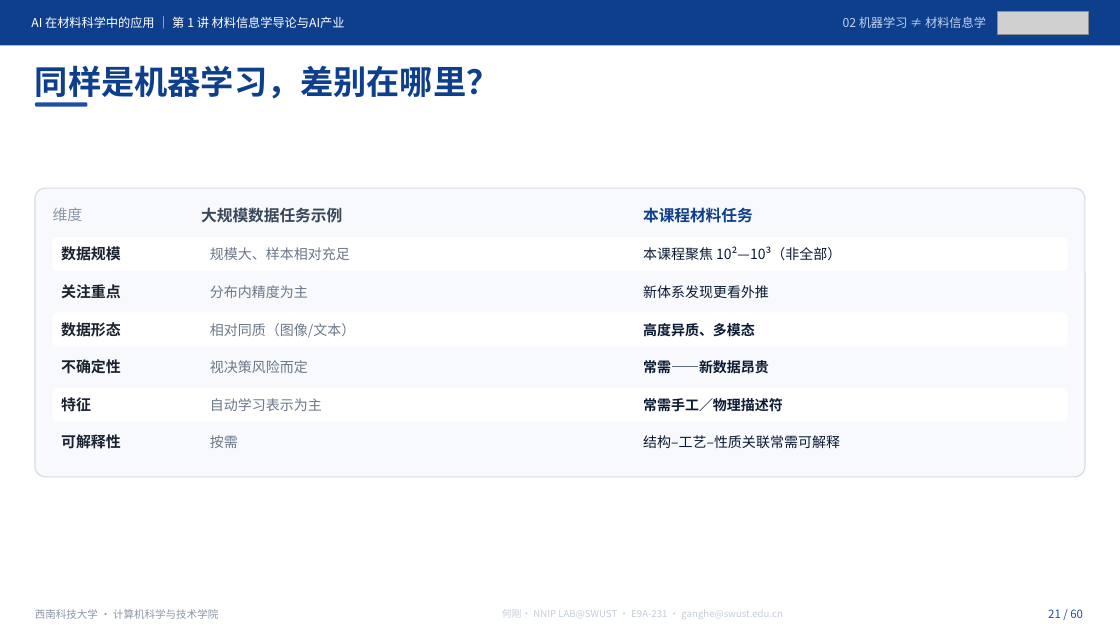
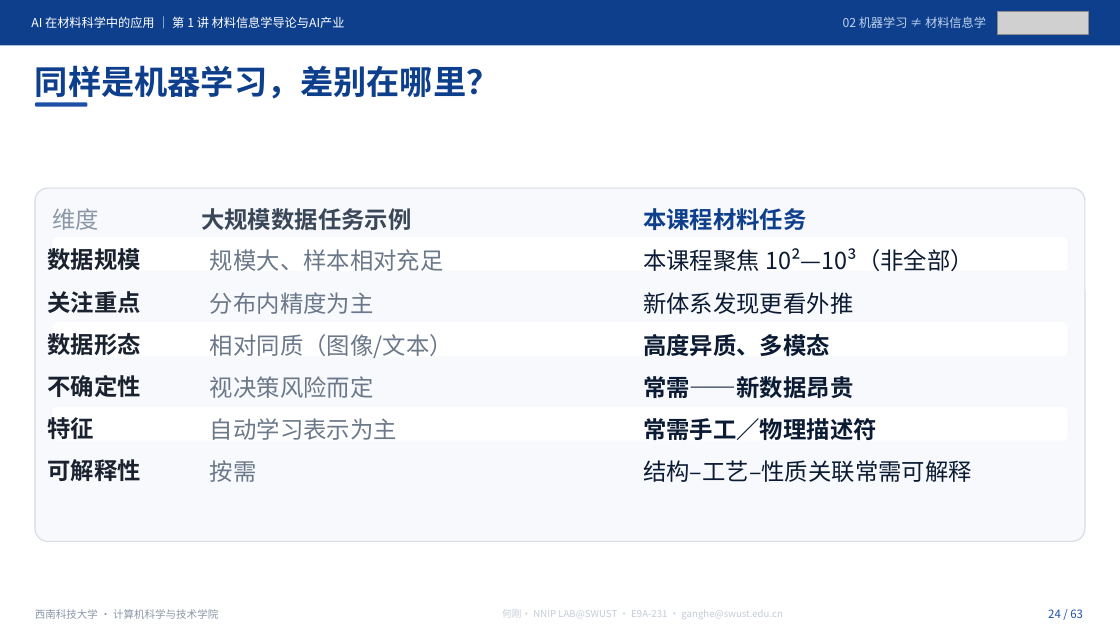
Before and after one commit to cosfrist/Applications-of-Artificial-Intelligence-in-Materials-Science-SWUST, a slide deck: slide 24 of lectures/01-材料信息学导论与AI产业/AI在材料科学中的应用-第1讲 材料信息学导论与AI产业-V5.pptx (slide 21 before the commit). Drawn at 1120x630 pixels with LibreOffice and Linux fonts; fonts in the diff are those of the drawing; grey boxes stand for pictures. Boxes give left, top, right and bottom in pixels: in the first picture for what was removed or moved away, otherwise in the second. Text is boxed around its words. In the diff, an @@ line names an element or a change of style, - is before the commit and + after.

```diff
--- a/lectures/01-材料信息学导论与AI产业/AI在材料科学中的应用-第1讲 材料信息学导论与AI产业-V5.pptx
+++ b/lectures/01-材料信息学导论与AI产业/AI在材料科学中的应用-第1讲 材料信息学导论与AI产业-V5.pptx
@@ rounded rectangle: place and size @@
-rounded rectangle at [35, 188, 1086, 477]
+rounded rectangle at [35, 188, 1086, 542]
@@ text "大规模数据任务示例" at [201, 208, 411, 230]: size 13.5 to 20 pt @@
@@ text "本课程材料任务" at [643, 208, 807, 230]: size 13.5 to 20 pt @@
@@ text "数据规模": place and size @@
-text "数据规模" at [61, 244, 120, 264]
+text "数据规模" at [48, 248, 141, 270]
@@ text "关注重点": place and size @@
-text "关注重点" at [61, 284, 120, 298]
+text "关注重点" at [48, 291, 141, 313]
@@ rounded rectangle: place and size @@
-rounded rectangle at [52, 275, 1067, 309]
+rounded rectangle at [52, 280, 1067, 314]
@@ 2 texts, 1 rounded rectangle: place and size @@
-2 texts, 1 rounded rectangle at [52, 313, 1067, 347]
+2 texts, 1 rounded rectangle at [52, 323, 1067, 358]
@@ text "数据形态": place and size @@
-text "数据形态" at [61, 322, 120, 337]
+text "数据形态" at [48, 333, 141, 355]
@@ text "不确定性": place and size @@
-text "不确定性" at [61, 359, 120, 374]
+text "不确定性" at [48, 375, 141, 397]
@@ 2 texts, 1 rounded rectangle: place and size @@
-2 texts, 1 rounded rectangle at [52, 350, 1067, 385]
+2 texts, 1 rounded rectangle at [52, 365, 1067, 399]
@@ text "特征": place and size @@
-text "特征" at [61, 397, 91, 412]
+text "特征" at [48, 417, 95, 439]
@@ 2 texts, 2 rounded rectangles: place and size @@
-2 texts, 2 rounded rectangles at [52, 387, 1067, 460]
+2 texts, 2 rounded rectangles at [52, 407, 1067, 479]
@@ size 12.8 to 20 pt in 7 elements at [53, 208, 100, 230], [48, 248, 141, 270], [48, 291, 141, 313], [48, 333, 141, 355], [48, 375, 141, 397], [48, 417, 95, 439], [48, 459, 141, 481] @@
@@ text "可解释性": place and size @@
-text "可解释性" at [61, 434, 120, 449]
+text "可解释性" at [48, 459, 141, 481]
@@ text "按需": place and size @@
-text "按需" at [210, 435, 238, 448]
+text "按需" at [210, 460, 257, 482]
@@ size 12 to 20 pt in 12 elements at [210, 249, 444, 271], [643, 248, 974, 271], [210, 292, 374, 314], [643, 292, 853, 314], [643, 334, 830, 356], [210, 334, 453, 358], [210, 376, 374, 398], [643, 376, 853, 398], [210, 418, 397, 440], [643, 418, 877, 440], [210, 460, 257, 482], [643, 460, 972, 482] @@
@@ text "结构–工艺–性质关联常需可解释": place and size @@
-text "结构–工艺–性质关联常需可解释" at [643, 435, 840, 448]
+text "结构–工艺–性质关联常需可解释" at [643, 460, 972, 482]
@@ text at [1048, 609, 1083, 618]: text changed @@
-21 / 60
+24 / 63
```
Also in this commit, not shown: 59 other slides changed, 3 slides added, 6 other files.
